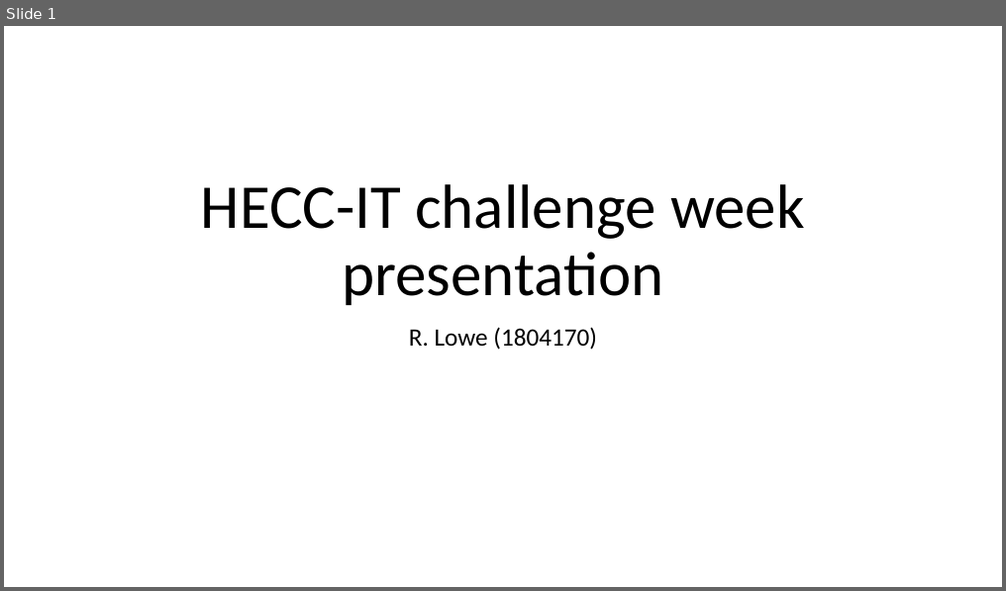
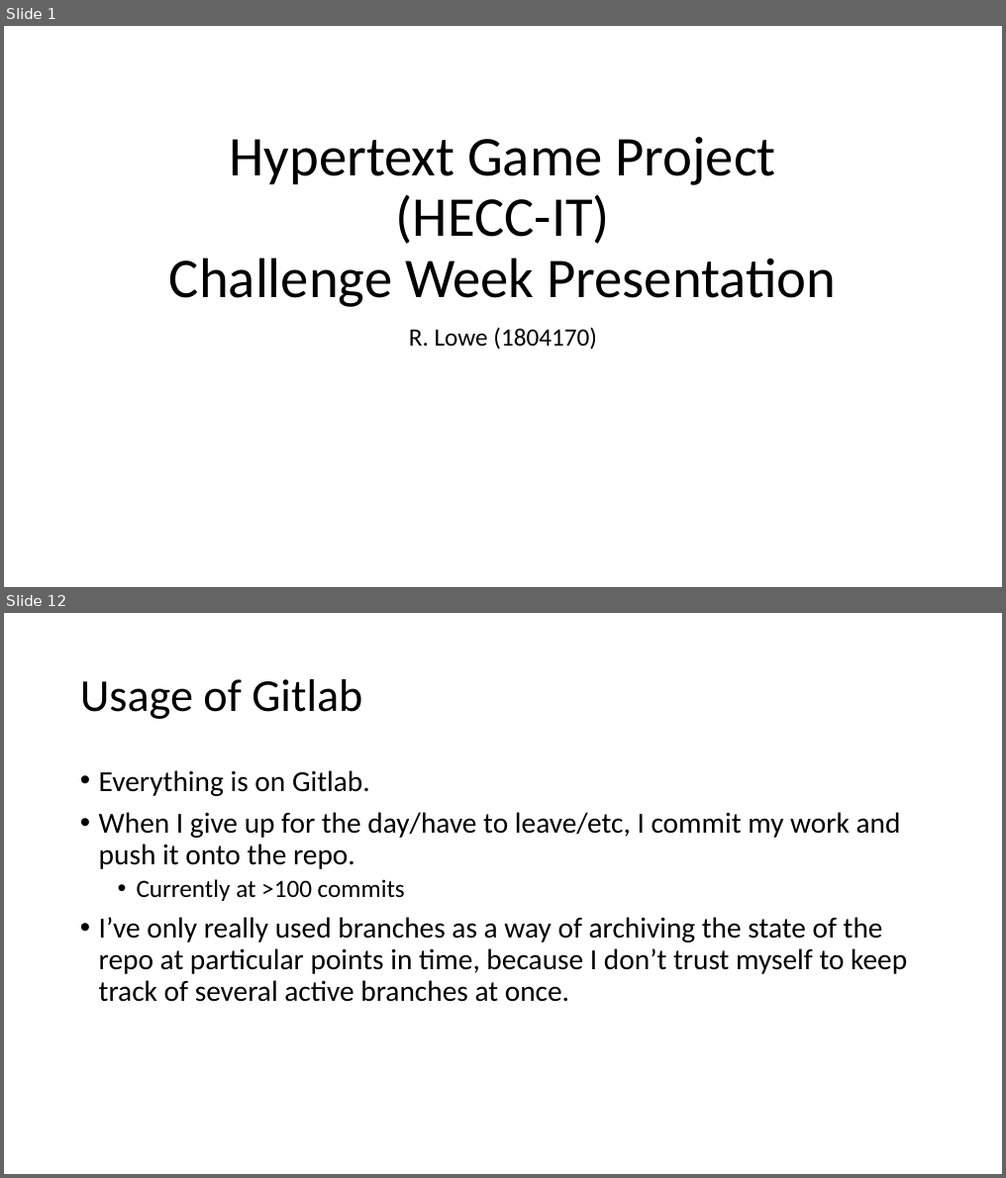
Before and after one commit to 11BelowStudio/HECC-IT, a slide deck: Reports n such/Challenge Week Presentation.pptx. Shown one above the other, each under a label of ours: slide 1 before the commit, slides 1 and 12 after it; the slides between them are not shown. The pictures are 1006x591 and 1006x1178 pixels, drawn with LibreOffice and Linux fonts; fonts in the diff are those of the drawing. Boxes give left, top, right and bottom in pixels: in the first picture for what was removed or moved away, otherwise in the second. Text is boxed around its words. In the diff, an @@ line names an element or a change of style, - is before the commit and + after.

Commit message:
welp, the presentation is done, realized that I probably completely screwed myself over so far whilst doing that as well. few minor changes to a few small things here and there, and also I've managed to produce a working .jar artifact version of HECC-UP, which is a good thing I guess.

```diff
--- a/Reports n such/Challenge Week Presentation.pptx
+++ b/Reports n such/Challenge Week Presentation.pptx
@@ slide 12 added at (4,613,1002,1174), background #FFFFFF @@
@@ title added at (80,679,362,719), 44 pt, text #000000 @@
+Usage of Gitlab
@@ text added at (99,770,907,1002), 28 pt, text #000000 @@
+• Everything is on Gitlab.
+• When I give up for the day/have to leave/etc, I commit my work and push it onto the repo.
+  • Currently at >100 commits
+• I’ve only really used branches as a way of archiving the state of the repo at particular points in time, because I don’t trust myself to keep track of several active branches at once.
@@ slide 1 changed as well @@
@@ title at (169,137,836,307): text changed; size 60 to 54 pt @@
-HECC-IT challenge week presentation
+Hypertext Game Project
+(HECC-IT)
+Challenge Week Presentation
```
Also in this commit, not shown: 1 other slide changed, 10 other slides added, 21 other files.
